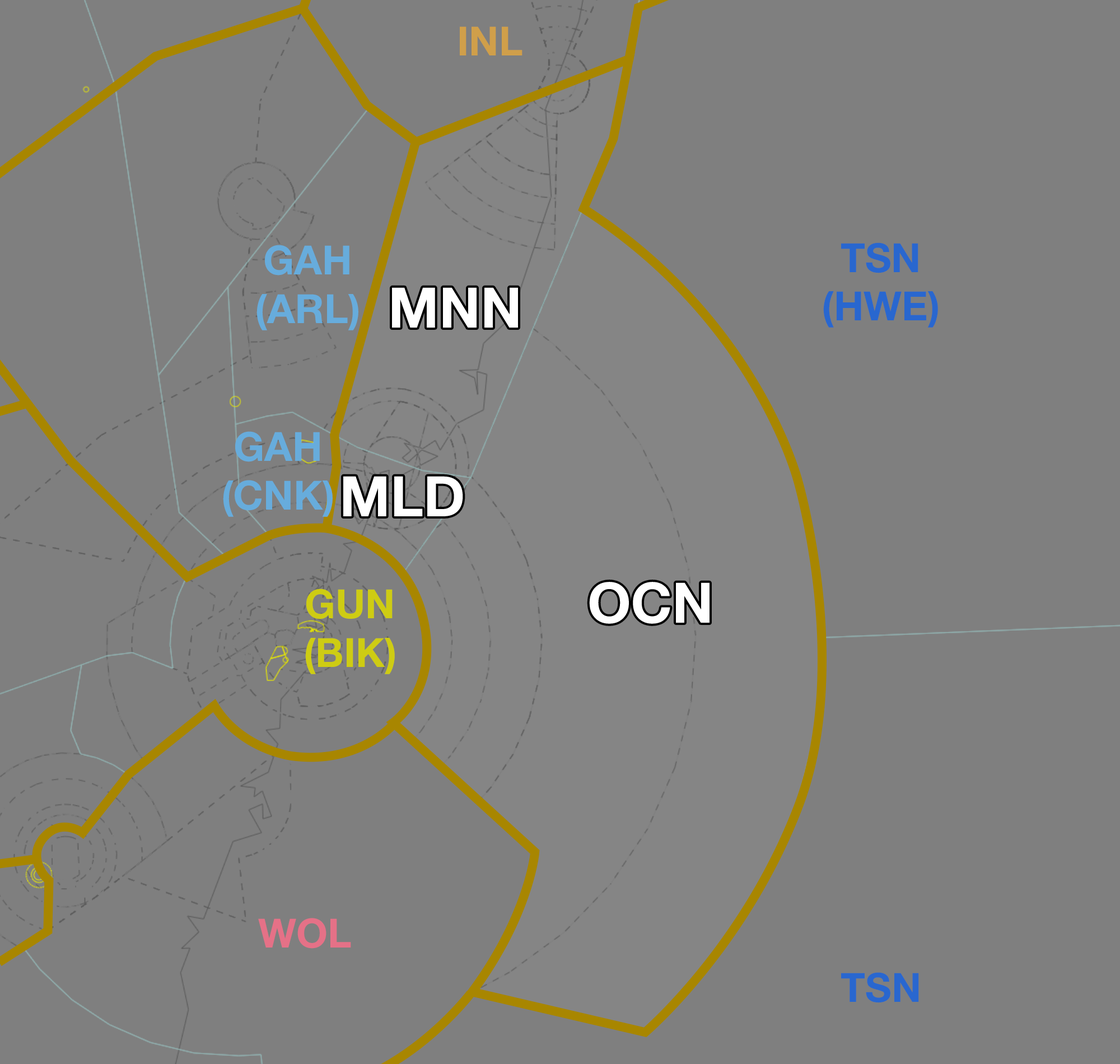
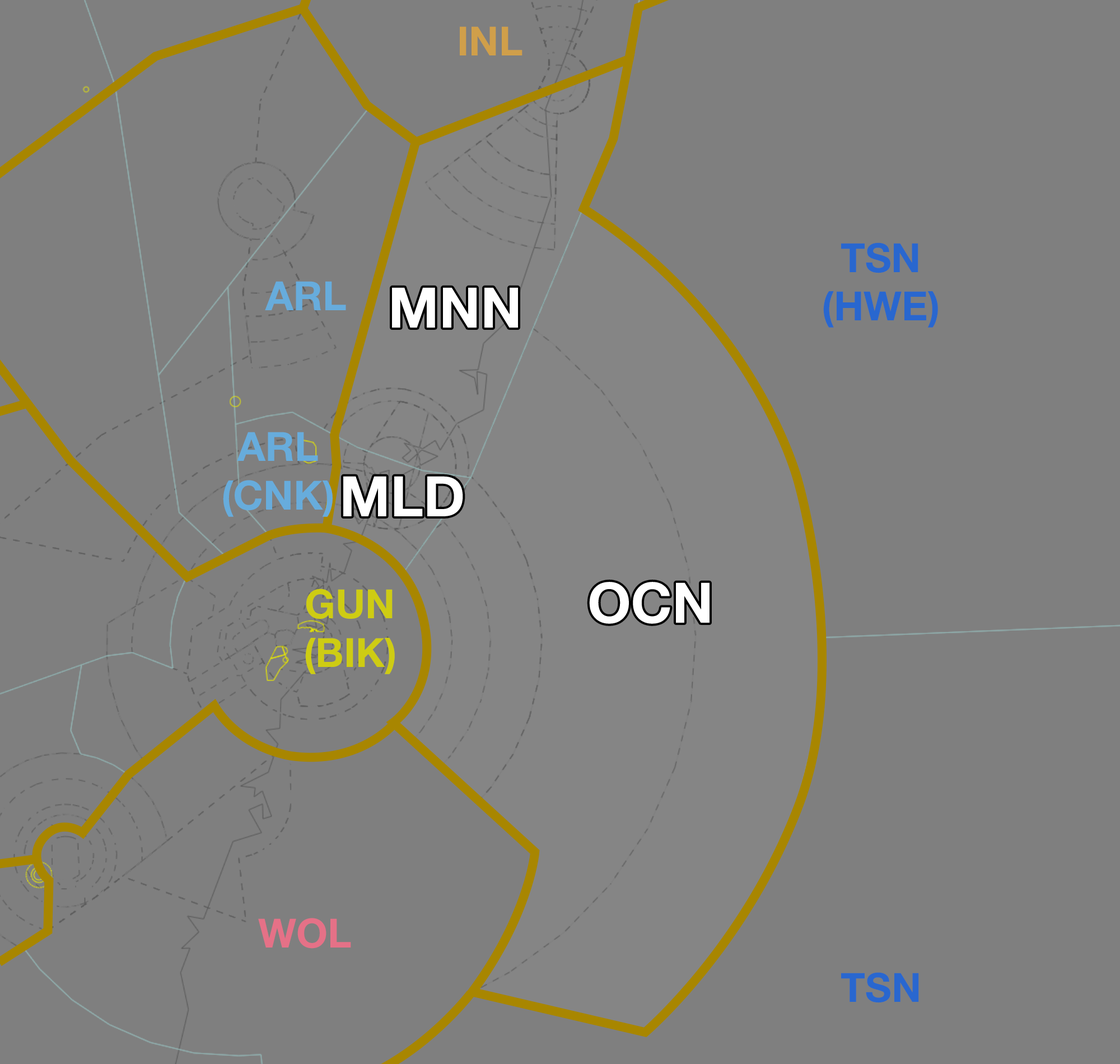
Layer changes from the first 1120px x 1064px image to the second:
renamed "GAH (CNK)" to "ARL (CNK)", painted on it over bbox(235, 431, 320, 462)
renamed "GAH (ARL)" to "ARL", painted on it over bbox(256, 244, 359, 331)
painted on "Shape 7" over bbox(380, 990, 474, 1064)
painted on "Shape 6" over bbox(40, 707, 393, 933)
